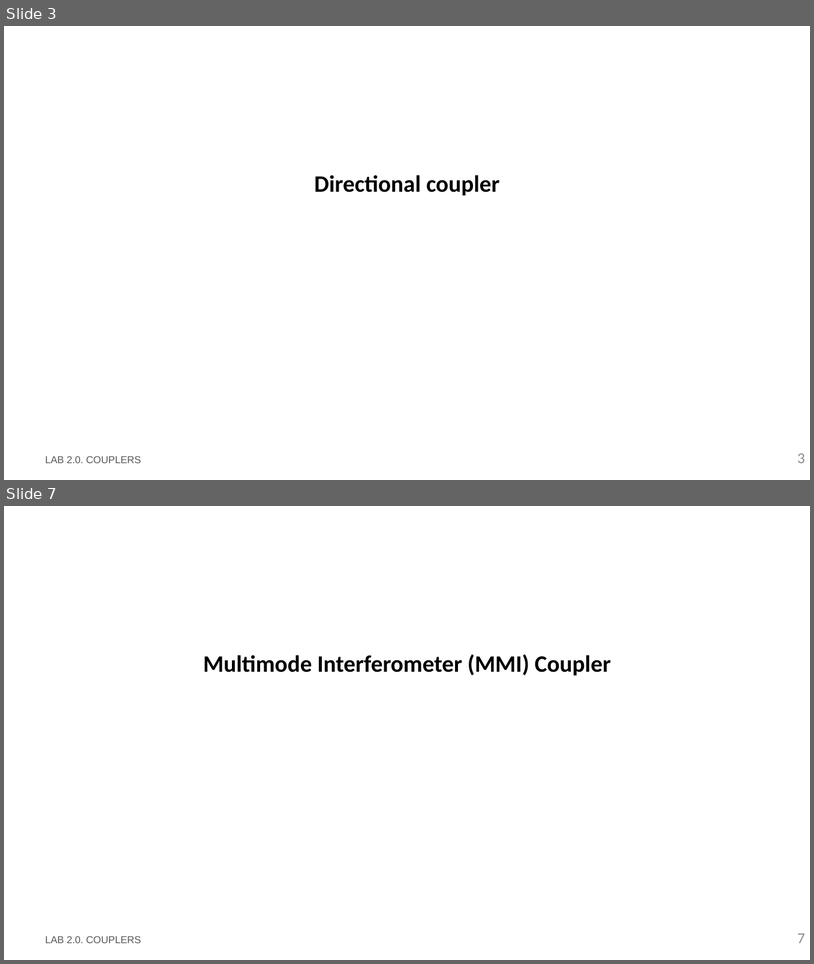
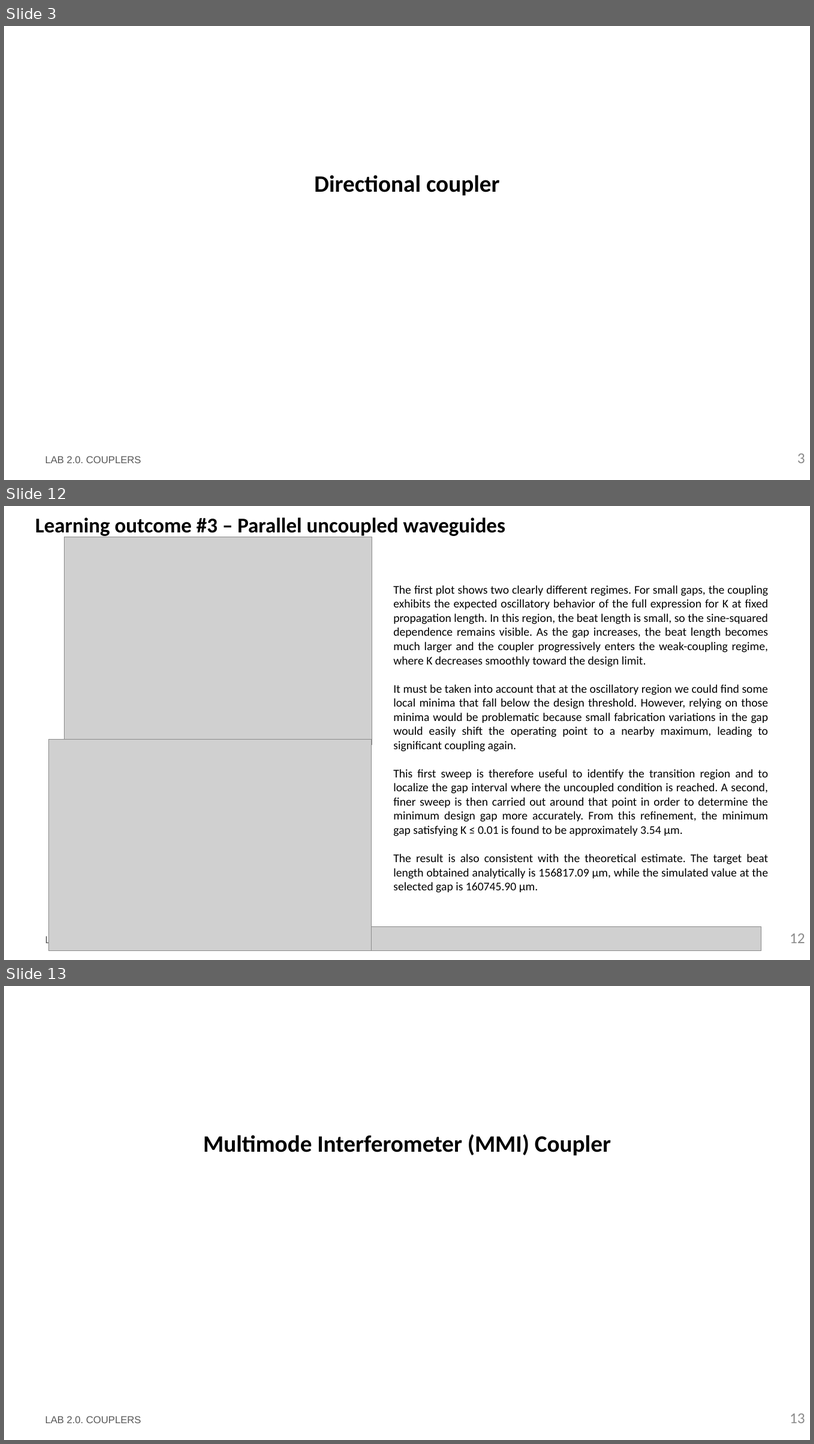
Before and after one commit to mromgar1/pic-upv-lab2, a slide deck: LabBook_20.pptx. Shown one above the other, each under a label of ours: slides 3 and 7 before the commit, slides 3, 12 and 13 after it; the slides between them are not shown. The pictures are 814x964 and 814x1444 pixels, drawn with LibreOffice and Linux fonts; fonts in the diff are those of the drawing; grey boxes stand for pictures; background and template pictures are left out. Boxes give left, top, right and bottom in pixels: in the first picture for what was removed or moved away, otherwise in the second. Text is boxed around its words. In the diff, an @@ line names an element or a change of style, - is before the commit and + after.

```diff
--- a/LabBook_20.pptx
+++ b/LabBook_20.pptx
@@ slide 12 added at (4,506,810,960), background #FFFFFF @@
@@ title added at (35,517,506,538), 25 pt, text #000000, bold @@
+Learning outcome #3 – Parallel uncoupled waveguides
@@ picture added at (65,537,372,744) @@
@@ text added at (393,585,769,892), 14 pt, text #000000 @@
+The first plot shows two clearly different regimes. For small gaps, the coupling exhibits the expected oscillatory behavior of the full expression for K at fixed propagation length. In this region, the beat length is small, so the sine-squared dependence remains visible. As the gap increases, the beat length becomes much larger and the coupler progressively enters the weak-coupling regime, where K decreases smoothly toward the design limit.
+It must be taken into account that at the oscillatory region we could find some local minima that fall below the design threshold. However, relying on those minima would be problematic because small fabrication variations in the gap would easily shift the operating point to a nearby maximum, leading to significant coupling again.
+This first sweep is therefore useful to identify the transition region and to localize the gap interval where the uncoupled condition is reached. A second, finer sweep is then carried out around that point in order to determine the minimum design gap more accurately. From this refinement, the minimum gap satisfying K ≤ 0.01 is found to be approximately 3.54 µm.
+The result is also consistent with the theoretical estimate. The target beat length obtained analytically is 156817.09 µm, while the simulated value at the selected gap is 160745.90 µm.
@@ picture added at (49,739,372,951) @@
@@ text added at (45,935,65,946), 12 pt, text #585858 @@
+LAB 2.0. COUPLERS
@@ picture added at (338,927,762,951) @@
@@ page number added at (790,933,806,943), 18 pt, text #8C8C8C @@
+12
@@ what was slide 7 is now slide 13 @@
@@ page number at (790,1413,806,1423): text changed @@
-7
+13
```
Also in this commit, not shown: 4 slides changed, 11 other slides added, 8 slides removed, 1 other file.
